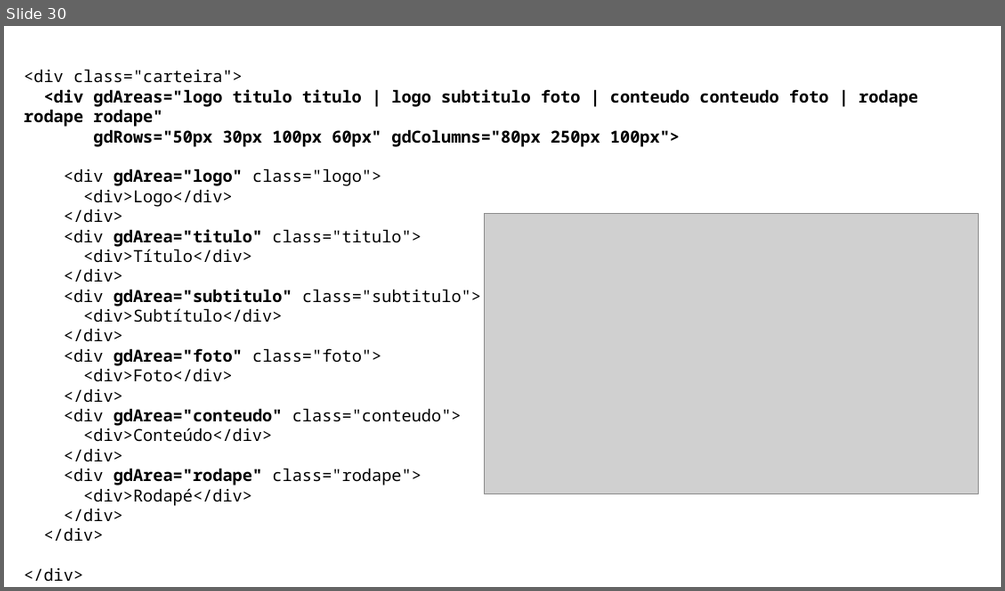
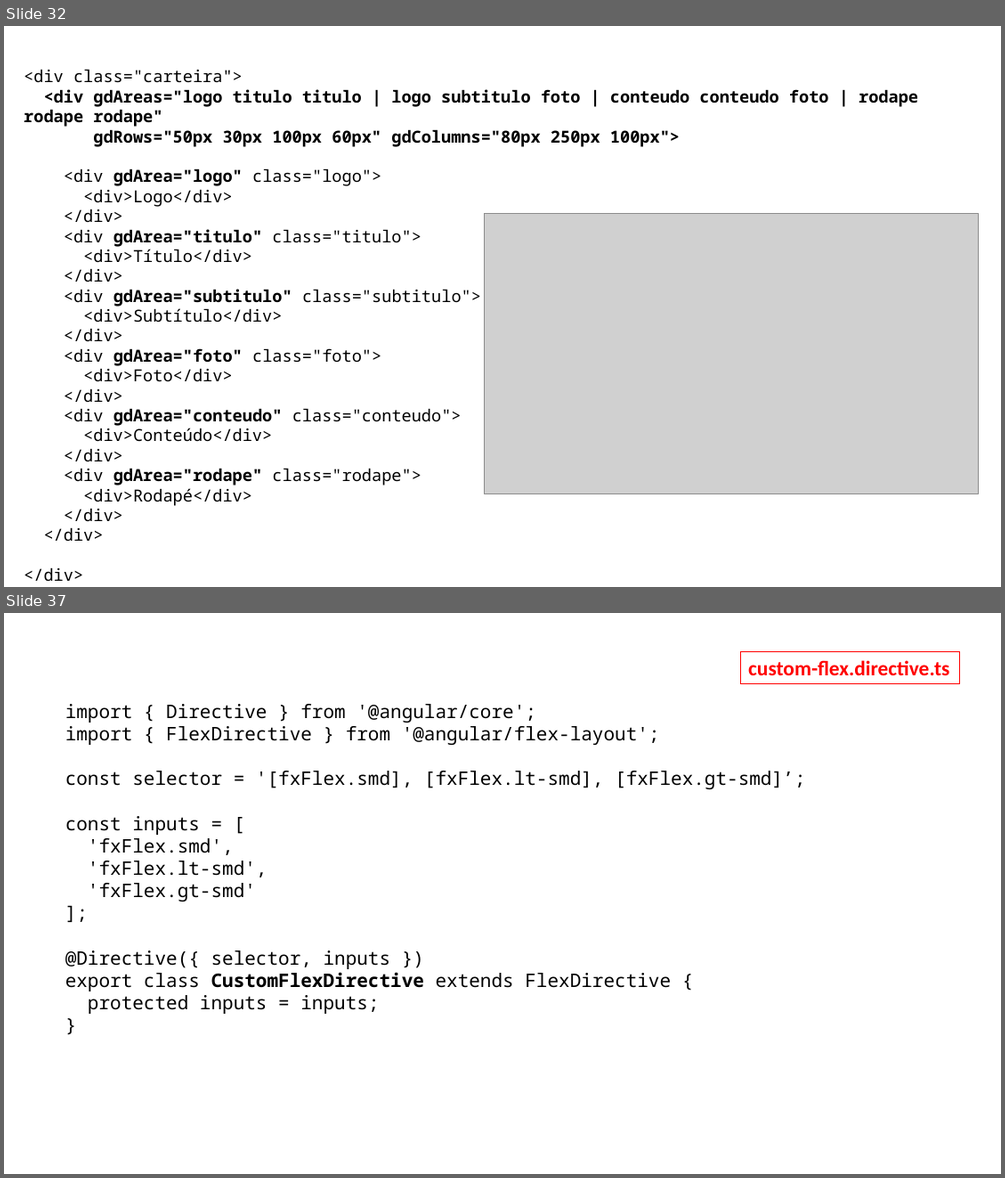
Before and after one commit to eduardoflorence/angular-flex-layout, a slide deck: eduardo-florence-meetup-angular-rio-flex-layout.pptx. Shown one above the other, each under a label of ours: slide 30 before the commit, slides 32 and 37 after it; the slides between them are not shown. The pictures are 1005x591 and 1005x1178 pixels, drawn with LibreOffice and Linux fonts; fonts in the diff are those of the drawing; grey boxes stand for pictures. Boxes give left, top, right and bottom in pixels: in the first picture for what was removed or moved away, otherwise in the second. Text is boxed around its words. In the diff, an @@ line names an element or a change of style, - is before the commit and + after.

```diff
--- a/eduardo-florence-meetup-angular-rio-flex-layout.pptx
+++ b/eduardo-florence-meetup-angular-rio-flex-layout.pptx
@@ slide 37 added at <box>4,613,1001,1174</box>, background #FFFFFF @@
@@ rectangle added at <box>741,652,961,685</box>, outline #FF0000 0.75 pt, 20 pt, text #FF0000, bold @@
+custom-flex.directive.ts
@@ text added at <box>65,704,805,1013</box>, 18 pt, text #000000 @@
+import { Directive } from '@angular/core';
+import { FlexDirective } from '@angular/flex-layout';
+const selector = '[fxFlex.smd], [fxFlex.lt-smd], [fxFlex.gt-smd]’;
+const inputs = [
+'fxFlex.smd',
+'fxFlex.lt-smd',
+'fxFlex.gt-smd'
+];
+@Directive({ selector, inputs })
+export class CustomFlexDirective extends FlexDirective {
+protected inputs = inputs;
+}
@@ what was slide 30 is now slide 32 @@
```
Also in this commit, not shown: 13 slides changed, 11 other slides added, 2 slides removed, 2 other files.
